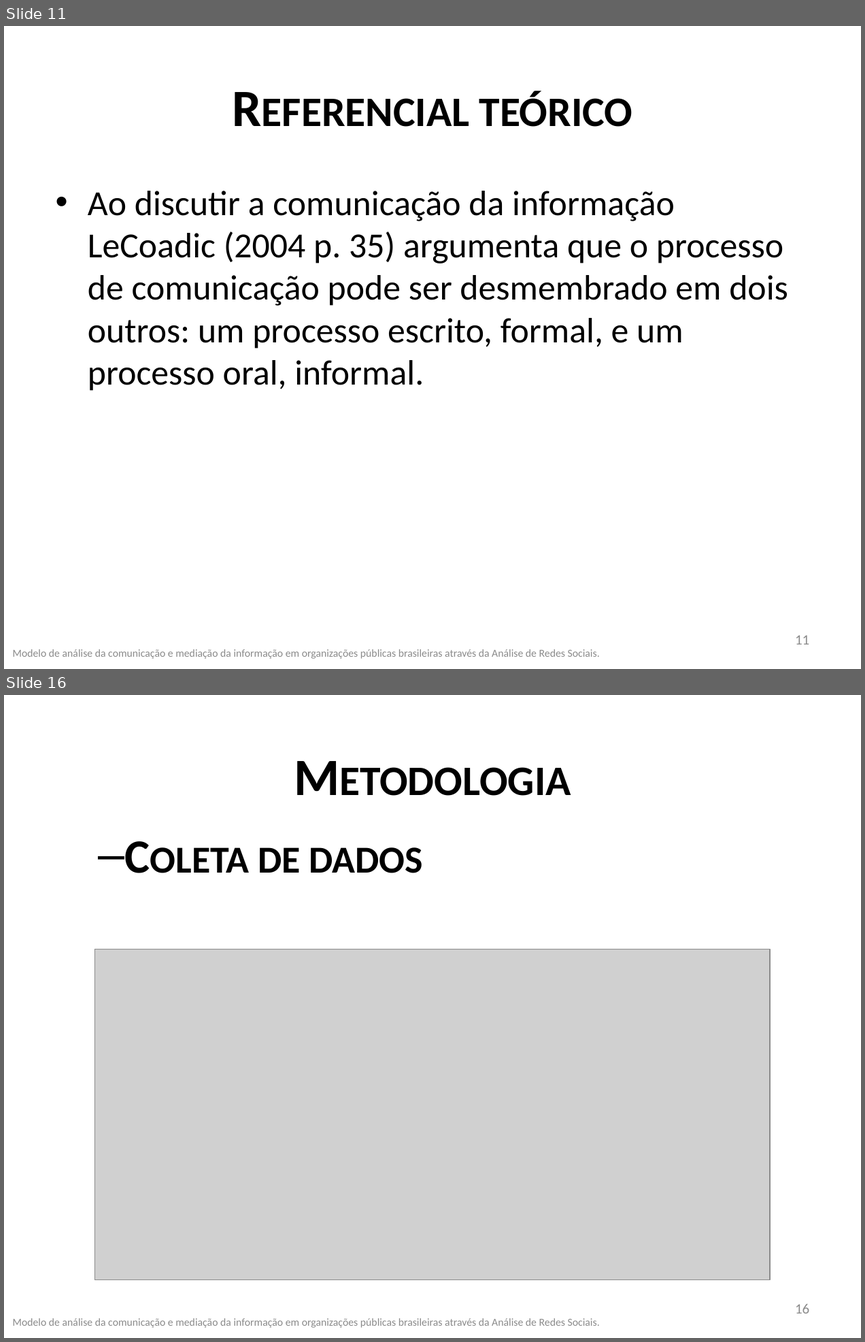
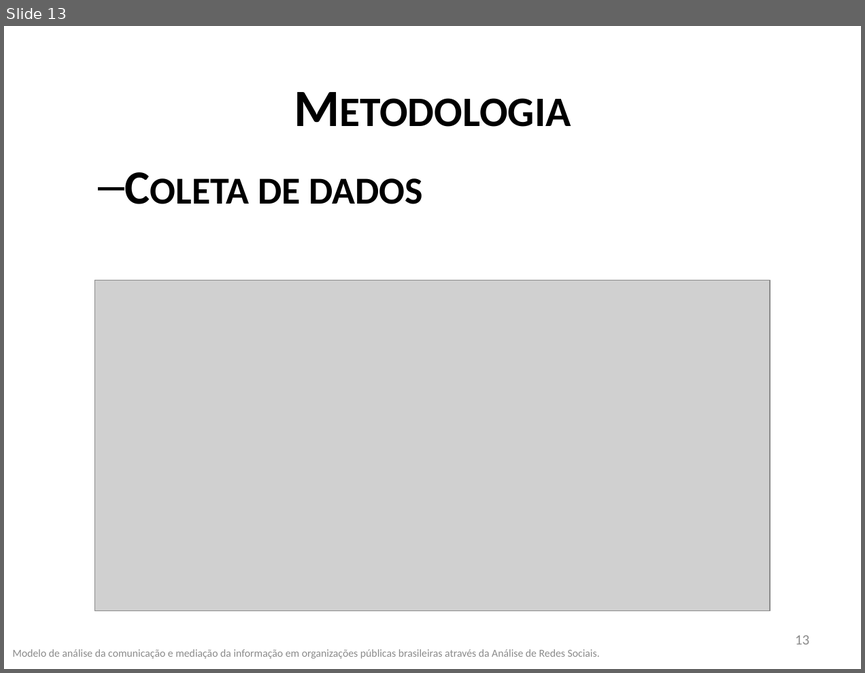
Before and after one commit to frubbs/analisador-dou, a slide deck: Dissertacao/Apresentação1.pptx. Shown one above the other, each under a label of ours: slides 11 and 16 before the commit, slide 13 after it; the slides between them are not shown. The pictures are 865x1342 and 865x673 pixels, drawn with LibreOffice and Linux fonts; fonts in the diff are those of the drawing; grey boxes stand for pictures. Boxes give left, top, right and bottom in pixels: in the first picture for what was removed or moved away, otherwise in the second. Text is boxed around its words. In the diff, an @@ line names an element or a change of style, - is before the commit and + after.

```diff
--- a/Dissertacao/Apresentação1.pptx
+++ b/Dissertacao/Apresentação1.pptx
@@ slide 11 removed at [4, 26, 861, 669], background #FFFFFF @@
@@ title removed at [479, 91, 633, 127] @@
-Referencial teórico
@@ text removed at [88, 191, 788, 389] @@
-• Ao discutir a comunicação da informação LeCoadic (2004 p. 35) argumenta que o processo de comunicação pode ser desmembrado em dois outros: um processo escrito, formal, e um processo oral, informal.
@@ page number removed at [795, 635, 809, 644] @@
-11
@@ text removed at [13, 649, 600, 658] @@
-Modelo de análise da comunicação e mediação da informação em organizações públicas brasileiras através da Análise de Redes Sociais.
@@ what was slide 16 is now slide 13 @@
@@ page number at [795, 635, 809, 644]: text changed @@
-16
+13
```
Also in this commit, not shown: 6 slides changed, 1 slide added, 3 other slides removed.
